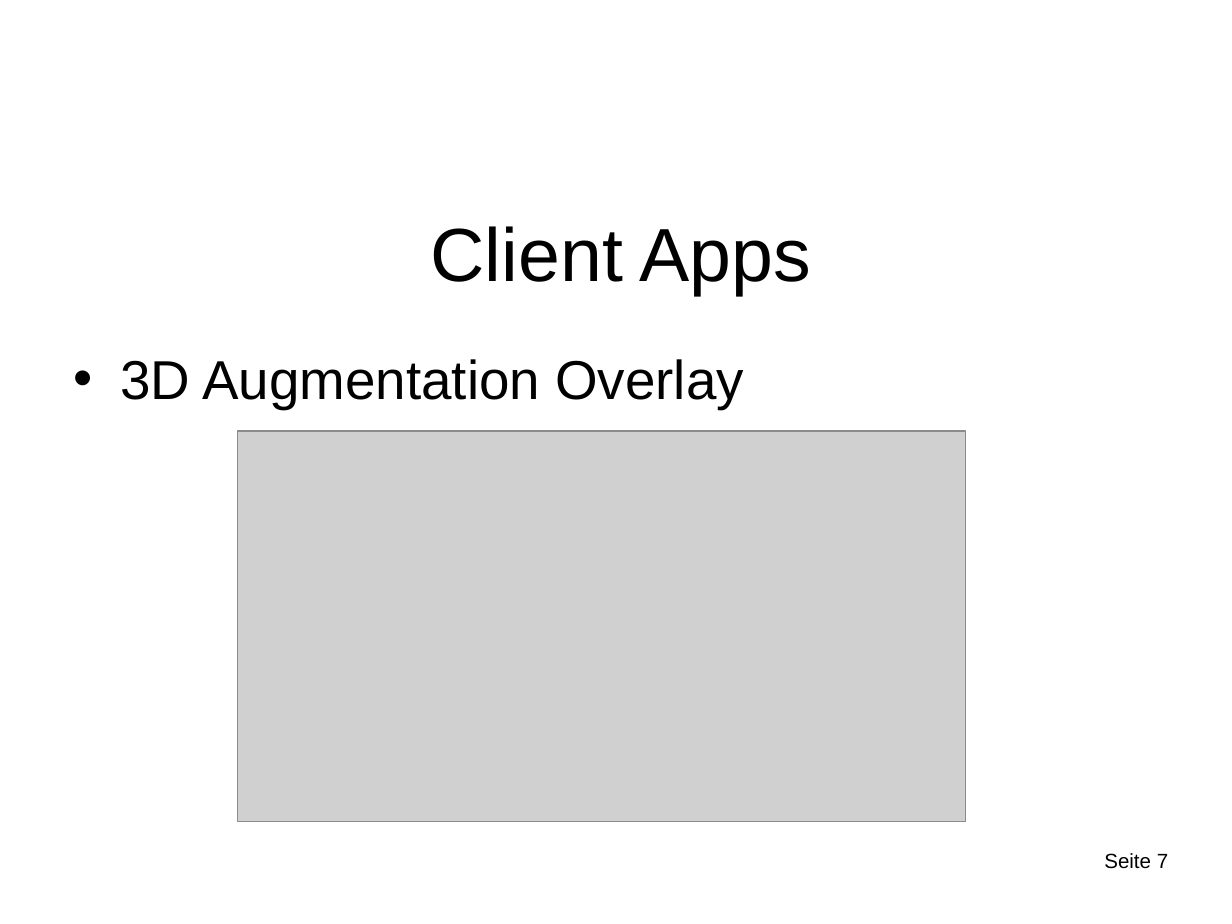
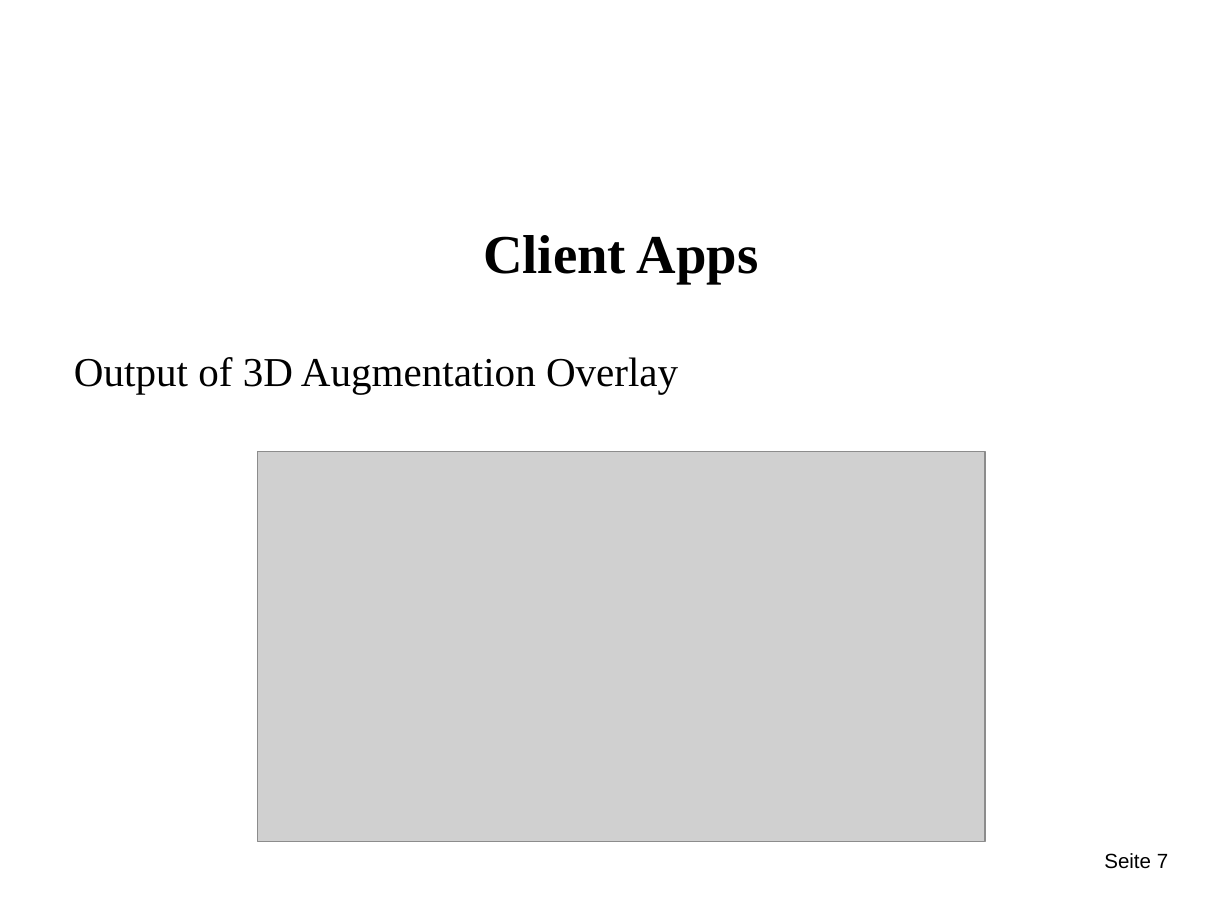
Before and after one commit to MythriManjunath/MarkerlessAR, a slide deck: slide 8 of docs/MarkerlessAR_FinalDemo.pptx. Drawn at 1232x924 pixels with LibreOffice and Linux fonts; fonts in the diff are those of the drawing; grey boxes stand for pictures; background and template pictures are left out. Boxes give left, top, right and bottom in pixels: in the first picture for what was removed or moved away, otherwise in the second. Text is boxed around its words. In the diff, an @@ line names an element or a change of style, - is before the commit and + after.

```diff
--- a/docs/MarkerlessAR_FinalDemo.pptx
+++ b/docs/MarkerlessAR_FinalDemo.pptx
@@ title "Client Apps" at (483, 235, 759, 284): size 44 to 32 pt, font Arial to Times New Roman, bold on @@
@@ text at (74, 357, 678, 393): text changed; size 32 to 24 pt; font Arial to Times New Roman @@
-• 3D Augmentation Overlay
+Output of 3D Augmentation Overlay
@@ picture: place and size @@
-picture at (238, 431, 966, 822)
+picture at (257, 451, 986, 841)
```
Also in this commit, not shown: 7 other slides changed, 1 slide added.
